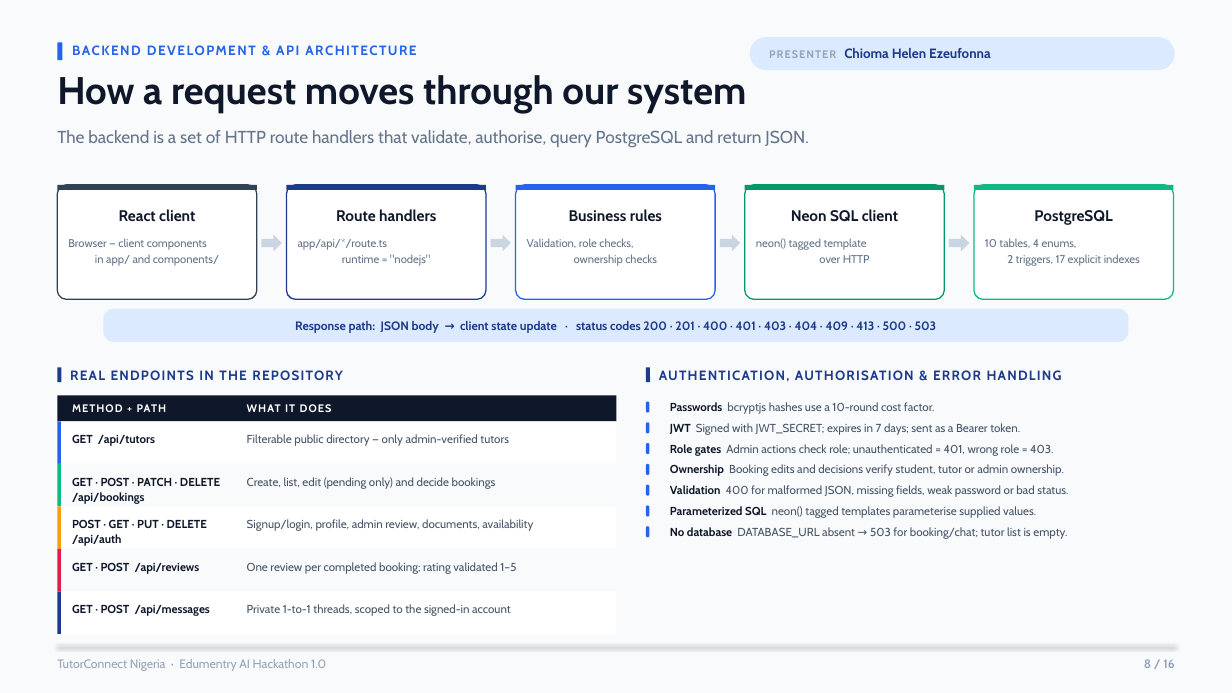
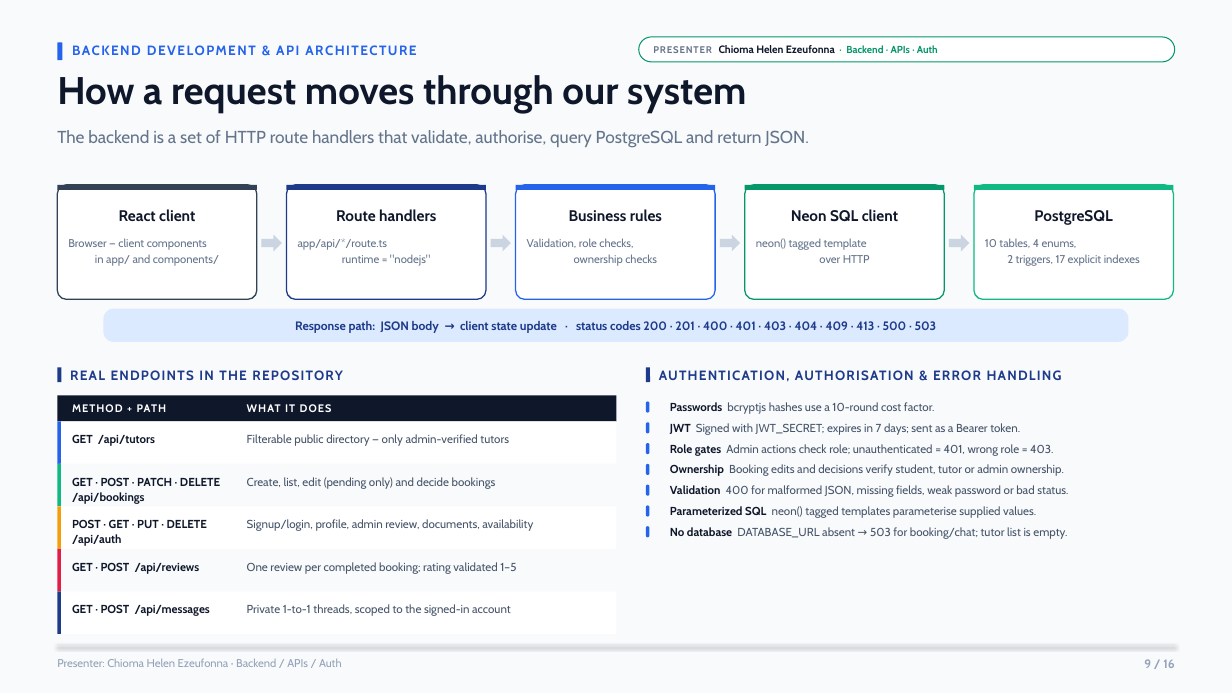
Before and after one commit to zibahofficial/TutorConnectNg, a slide deck: slide 9 of presentation/TutorConnect-Nigeria-Edumentry-AI-Hackathon-1.0.pptx (slide 8 before the commit). Drawn at 1232x693 pixels with LibreOffice and Linux fonts; fonts in the diff are those of the drawing. Boxes give left, top, right and bottom in pixels: in the first picture for what was removed or moved away, otherwise in the second. Text is boxed around its words. In the diff, an @@ line names an element or a change of style, - is before the commit and + after.

```diff
--- a/presentation/TutorConnect-Nigeria-Edumentry-AI-Hackathon-1.0.pptx
+++ b/presentation/TutorConnect-Nigeria-Edumentry-AI-Hackathon-1.0.pptx
@@ text "BACKEND DEVELOPMENT & API ARCHITECTURE" rewrapped from [72,39,1171,63] to [72,39,635,63] @@
@@ rounded rectangle "PRESENTER Chioma Helen Ezeufonna · ...": place and size @@
-rounded rectangle "PRESENTER Chioma Helen Ezeufonna · ..." at [750,37,1175,70]
+rounded rectangle "PRESENTER Chioma Helen Ezeufonna · ..." at [639,37,1175,62]
@@ rounded rectangle "PRESENTER Chioma Helen Ezeufonna · ..." at [639,37,1175,62]: fill #DBEAFE to #FFFFFF; outline none to #059669 0.8 pt @@
@@ text in rounded rectangle at [653,45,938,53]: text changed; size 10.5 to 8.3 pt; text colour #1E3A8A to #0F172A @@
-PRESENTER Chioma Helen Ezeufonna
+PRESENTER Chioma Helen Ezeufonna · Backend · APIs · Auth
@@ text at [57,658,342,667]: text changed; size 9.5 to 8.8 pt @@
-TutorConnect Nigeria · Edumentry AI Hackathon 1.0
+Presenter: Chioma Helen Ezeufonna · Backend / APIs / Auth
@@ text at [1144,659,1174,668]: text changed @@
-8 / 16
+9 / 16
```
Also in this commit, not shown: 12 other slides changed, 2 slides added, 2 slides removed, 3 other files.
